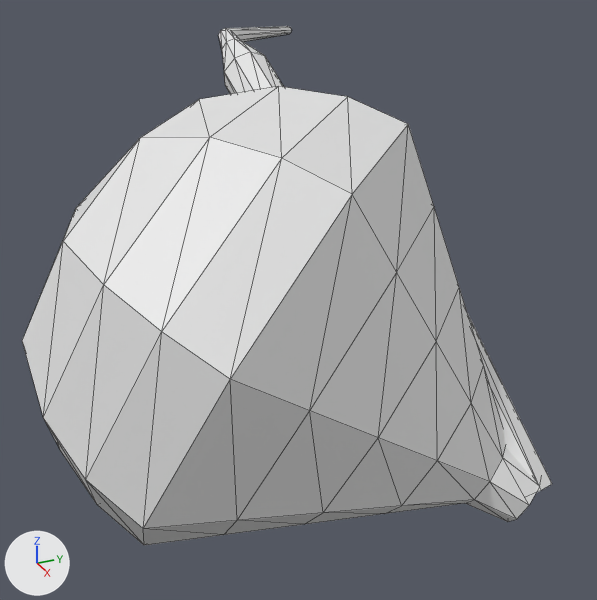
One commit to the OBJ model Assets/Resources/obj_files/ABprppaaaaa_t308.obj: the scene before it, then after it.
Rendered twice from a 50 mm camera at (179.4, -211.3, 138.4) aimed at (152.1, -199.0, 124.8). Arrows for +X, +Y and +Z are at lower left; the lights stay in place. Mesh edges are drawn as thin lines. Where no turn or scale is listed for an object, it has been applied to the vertices. Vertices at the same position are counted once.

The first picture shows 'ABprppaaaaa_t308'.
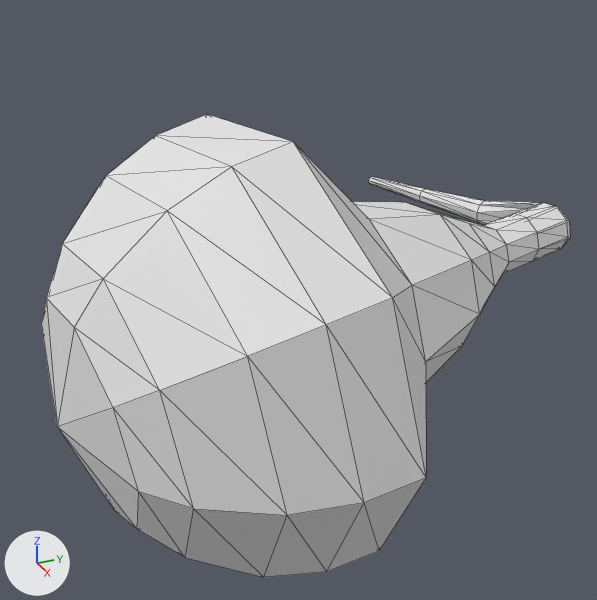
Boxes (x1, y1, x2, y2) around the edits, measured in the pictures (597 x 600 px):
'ABprppaaaaa_t308', reshaped (11% shorter): before (22, 26, 552, 545); after (41, 114, 570, 577)
part 1 of me_abprppaaaaa_t308, rebuilt: before (22, 86, 538, 545); after (41, 114, 570, 577)
part 2 of me_abprppaaaaa_t308, deleted: before (219, 26, 552, 493)

Diff of the bpy script that builds the scene:
```diff
--- a/Assets/Resources/obj_files/ABprppaaaaa_t308.obj.py
+++ b/Assets/Resources/obj_files/ABprppaaaaa_t308.obj.py
@@ me_abprppaaaaa_t308 @@
 # used by ob_abprppaaaaa_t308; location = (0.0, 0.0, 0.0)
-me_abprppaaaaa_t308.from_pydata(...)  # 163 vertices, 297 faces; spans x 137.7..163.4, y -209.9..-193.1, z 119.0..134.4
+me_abprppaaaaa_t308.from_pydata(...)  # 136 vertices, 252 faces; spans x 146.7..164.4, y -209.4..-189.2, z 118.6..133.1
+# me_abprppaaaaa_t308 part 1: the loose piece of 82 vertices spanning x 149.4..163.4, y -209.9..-195.0, z 119.0..133.8 is rebuilt with 136 vertices and now spans x 146.7..164.4, y -209.4..-189.2, z 118.6..133.1
+# me_abprppaaaaa_t308 part 2: the loose piece of 81 vertices spanning x 137.7..163.3, y -200.2..-193.1, z 120.9..134.4 is deleted
```
